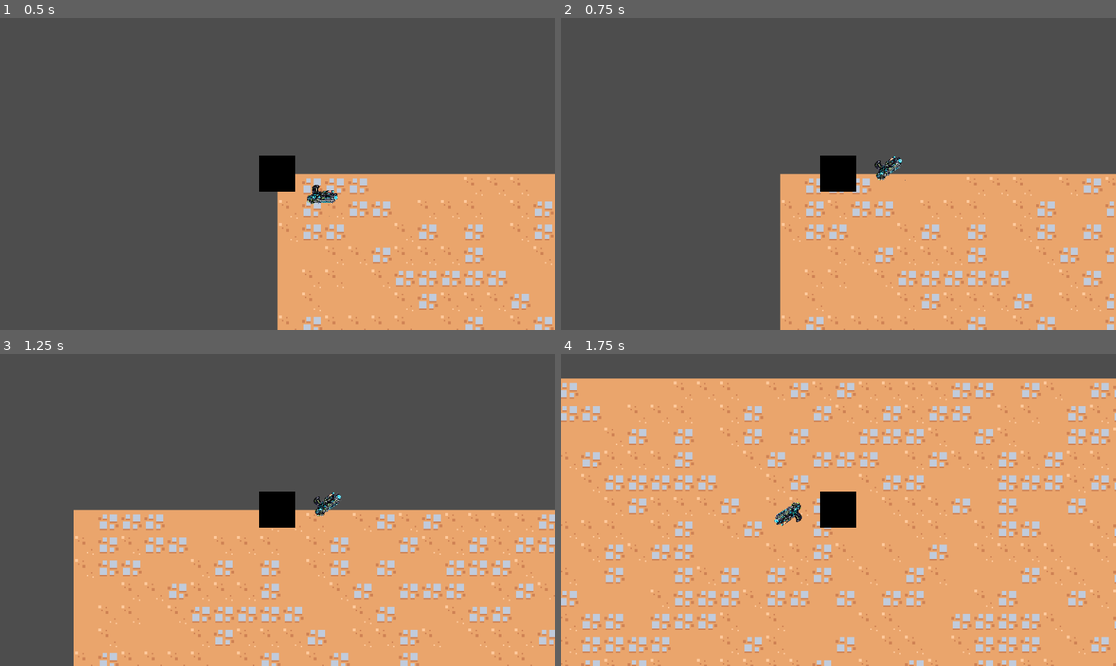
Above: before the commit, frames 1-4 (two rows, left to right).
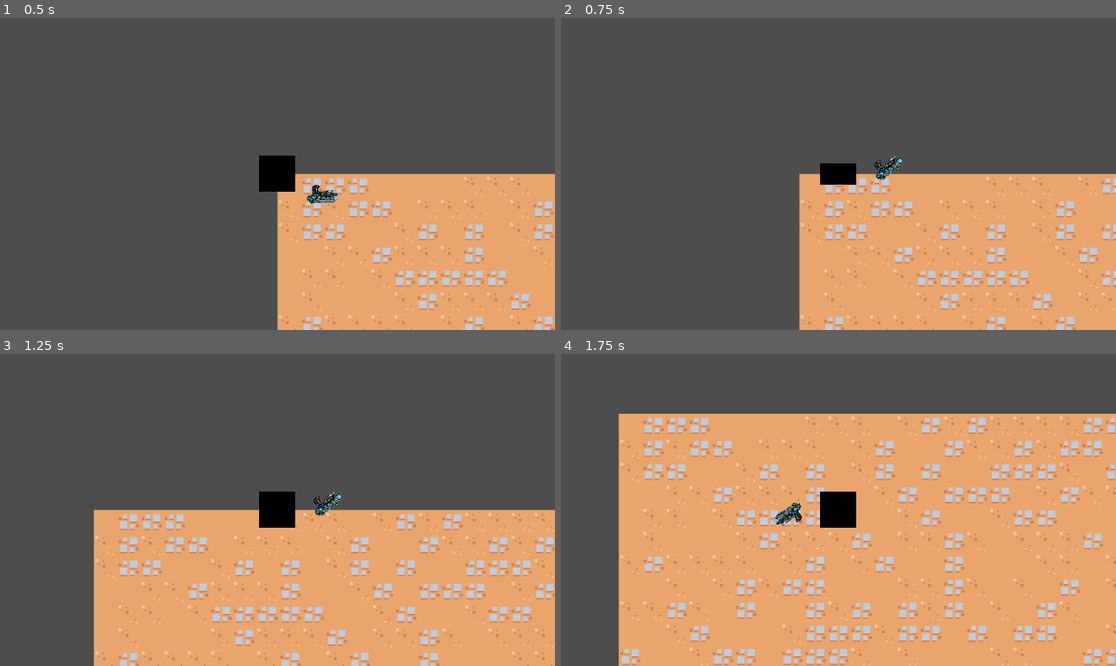
Above: after the commit, the same moments.

Repository: AineeJames/ToBeNamed
Game: Godot game, scene res://scenes/main_game/main_game.tscn
Same seed, same stepped clock (60 frames per second), same inputs: the game is played once before the commit and once after it.
Inputs (mouse positions are in pixels of both pictures, inside the frame that each line leads up to):
- Up to frame 1 (0.5 s): no input
- Up to frame 2 (0.75 s): tap Enter at 0.5 s; move the mouse to (960, 158) at 0.52 s; hold D (move_right) from 0.53 s (still down); tap Space (dash) at 0.6 s
- Up to frame 3 (1.25 s): keep holding D (move_right)
- Up to frame 4 (1.75 s): move the mouse to (727, 525) at 1.27 s; release D (move_right) at 1.28 s; hold S (move_down) from 1.28 s (still down); tap Space (dash) at 1.35 s

Frame 1 is identical in both runs. In frame 2, 8.4% of the frame differs, in the area x 39-100%, y 44-100%; in frame 3, 11%; in frame 4, 38%, in the area x 0-100%, y 7-100%.

Commit message:
player dash

Diff:
--- a/scenes/character/mainChar.gd
+++ b/scenes/character/mainChar.gd
@@ -1,34 +1,53 @@
 extends CharacterBody2D
 
 @export var gun_distance_from_player = 35
+@export var dash_multiplyer = 3
 var angle_of_gun = 0
+var player_initial_scale
+var player_can_dash = true
 
 @export var GunSprite: Sprite2D
 
 @export var movement_speed: float = 150.0
 @export var acceleration: float = 800.0
 @export var deceleration: float = 1200.0
-@export var max_velocity: float = 200.0
+@export var max_walk_velocity: float = 200
+@export var max_velocity: float = 400
 
 @onready var Gun = $PlayerGun
+@onready var PlayerSprite = $PlayerSprite
+@onready var DashTimer = $DashTimer
+
+func _ready():
+	player_initial_scale = PlayerSprite.scale
 
 func _physics_process(delta):
 	# Get the input direction and handle the movement/acceleration/deceleration.
 	var direction = Input.get_axis("move_left", "move_right")
 	if direction:
-		velocity.x = move_toward(velocity.x, direction * max_velocity, acceleration * delta)
+		velocity.x = move_toward(velocity.x, direction * max_walk_velocity, acceleration * delta)
 	else:
 		velocity.x = move_toward(velocity.x, 0, deceleration * delta)
 
 	var ydirection = Input.get_axis("move_up", "move_down")
 	if ydirection:
-		velocity.y = move_toward(velocity.y, ydirection * max_velocity, acceleration * delta)
+		velocity.y = move_toward(velocity.y, ydirection * max_walk_velocity, acceleration * delta)
 	else:
 		velocity.y = move_toward(velocity.y, 0, deceleration * delta)
 
-	if Input.is_action_just_pressed("dash"):
-		velocity.x = move_toward(velocity.x, velocity.x * 5, acceleration * delta * 25)
-		velocity.y = move_toward(velocity.y, velocity.y * 5, acceleration * delta * 25)
+	if Input.is_action_just_pressed("dash") and player_can_dash:
+		player_can_dash = false
+
+		var new_velocity = (velocity * dash_multiplyer).clamp(-Vector2(max_velocity, max_velocity), Vector2(max_velocity, max_velocity))
+		var new_scale = (PlayerSprite.scale - (abs(new_velocity) / (max_velocity * 1.2) * PlayerSprite.scale)).clamp(Vector2.ZERO, Vector2.ONE)
+		new_scale = Vector2(new_scale.y, new_scale.x)
+		var tween = get_tree().create_tween()
+		tween.parallel().tween_property(self, "velocity", new_velocity, 0.1).set_trans(Tween.TRANS_ELASTIC).set_ease(Tween.EASE_OUT)
+		tween.parallel().tween_property(PlayerSprite, "scale", new_scale, 0.25).set_trans(Tween.TRANS_EXPO).set_ease(Tween.EASE_OUT)
+		tween.tween_property(PlayerSprite, "scale", player_initial_scale, 0.20).set_trans(Tween.TRANS_EXPO).set_ease(Tween.EASE_IN)
+
+		DashTimer.start()
+
 
 	move_and_slide()
 
@@ -44,3 +63,7 @@
 
 	Gun.global_position = global_position + Vector2(cos(angle_of_gun), sin(angle_of_gun)) * gun_distance_from_player
 	Gun.look_at(global_position)
+
+
+func _on_dash_timer_timeout():
+	player_can_dash = true
--- a/scenes/character/mainchar.tscn
+++ b/scenes/character/mainchar.tscn
@@ -12,7 +12,7 @@
 [node name="CollisionShape2D" type="CollisionShape2D" parent="."]
 shape = SubResource("CircleShape2D_vwdvw")
 
-[node name="Guy" type="Sprite2D" parent="."]
+[node name="PlayerSprite" type="Sprite2D" parent="."]
 scale = Vector2(0.25, 0.25)
 texture = ExtResource("2_nqj0q")
 
@@ -20,3 +20,7 @@
 zoom = Vector2(3, 3)
 
 [node name="PlayerGun" parent="." instance=ExtResource("3_ocaqi")]
+
+[node name="DashTimer" type="Timer" parent="."]
+
+[connection signal="timeout" from="DashTimer" to="." method="_on_dash_timer_timeout"]
